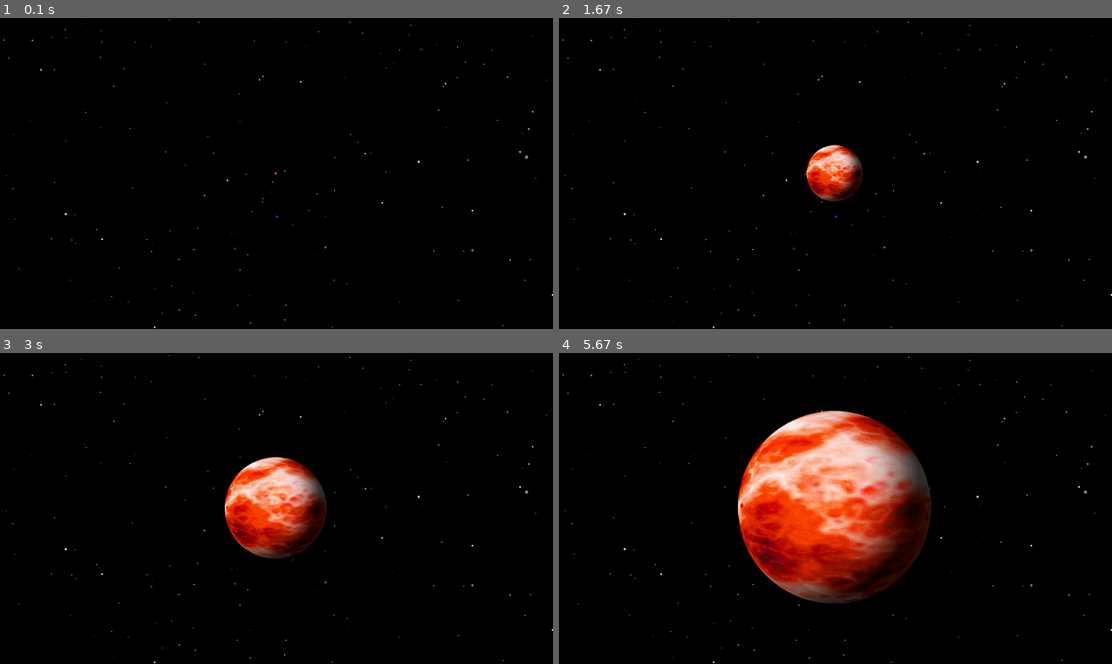
Above: before the commit, frames 1-4 (two rows, left to right).
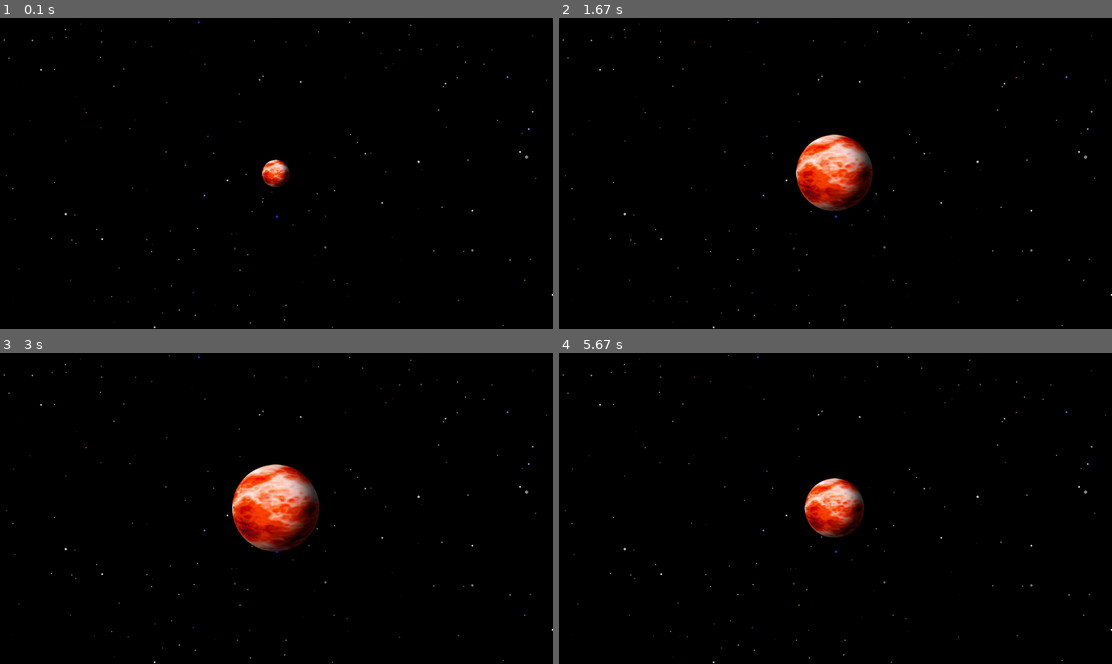
Above: after the commit, the same moments.

Repository: dcbriccetti/python-lessons
Game: pygame game, started from Planet/planet.py
Same seed, same stepped clock (60 frames per second), same inputs: the game is played once before the commit and once after it.
Inputs:
- Up to frame 1 (0.1 s): no input
- Up to frame 2 (1.67 s): hold Up 0.33-0.8 s; hold Down 0.83-1.13 s; hold Up 1.17-1.53 s; hold Down from 1.57 s (still down)
- Up to frame 3 (3 s): release Down at 1.93 s; hold Up 1.97-2.27 s; hold Down 2.3-2.6 s; hold Up from 2.63 s (still down)
- Up to frame 4 (5.67 s): release Up at 3 s; hold Down 3.03-3.4 s; hold Up 3.43-3.73 s; hold Down 3.77-4.07 s; hold Up 4.1-4.47 s; hold Down 4.5-4.87 s; hold Up 4.9-5.2 s; hold Down 5.23-5.53 s; hold Up from 5.57 s (still down)

The runs differ from the first frame. In frame 1, 0.3% of the frame differs, in the area x 47-53%, y 45-55%; in frame 2, 2.3%; in frame 3, 3.4%; in frame 4, 17%, in the area x 32-68%, y 18-81%.

Commit message:
Improve performance. Add move in, out keys.

Diff:
--- a/Planet/planet.py
+++ b/Planet/planet.py
@@ -1,10 +1,11 @@
 import pygame
-from pygame.constants import FULLSCREEN, KEYDOWN, K_ESCAPE, QUIT
+from pygame.constants import FULLSCREEN, KEYDOWN, K_ESCAPE, K_UP, K_DOWN, QUIT
 from stars import draw_field
 
 pg = pygame
 pd = pg.display
 pg.init()
+pg.key.set_repeat(1, 20)
 screen = pd.set_mode((0, 0), FULLSCREEN)
 sr = screen.get_rect()
 planet = pg.image.load('redplanet.png')
@@ -14,20 +15,33 @@
 clock = pygame.time.Clock()
 run = True
 
-for planet_size in range(0, sr.width, 2):
+planet_size = sr.width / 20
+planet_size_increment = max(5, sr.width / 500)
+image_changed = True
+
+while True:
     for event in pg.event.get():
         if event.type == QUIT or (event.type == KEYDOWN and event.key == K_ESCAPE):
             run = False
+        elif event.type == KEYDOWN:
+            if event.key == K_UP:
+                planet_size += planet_size_increment
+                image_changed = True
+            elif event.key == K_DOWN and planet_size - planet_size_increment >= 1:
+                planet_size -= planet_size_increment
+                image_changed = True
     if not run:
         break
-    planet_scaled = pg.transform.scale(planet, (planet_size, planet_size))
-    x = sr.width / 2 - planet_size / 2
-    y = sr.height / 2 - planet_size / 2
-    screen.blit(star_field, (0, 0))
-    screen.blit(planet_scaled, (x, y))
-    pd.flip()
-    clock.tick(40)
 
-pg.time.wait(200)
+    if image_changed:
+        screen.blit(star_field, (0, 0))
+        planet_scaled = pg.transform.scale(planet, (planet_size, planet_size))
+        x = sr.centerx - planet_size / 2
+        y = sr.centery - planet_size / 2
+        screen.blit(planet_scaled, (x, y))
+        pd.flip()
+        image_changed = False
+
+    clock.tick(100)
 
 pg.quit()
